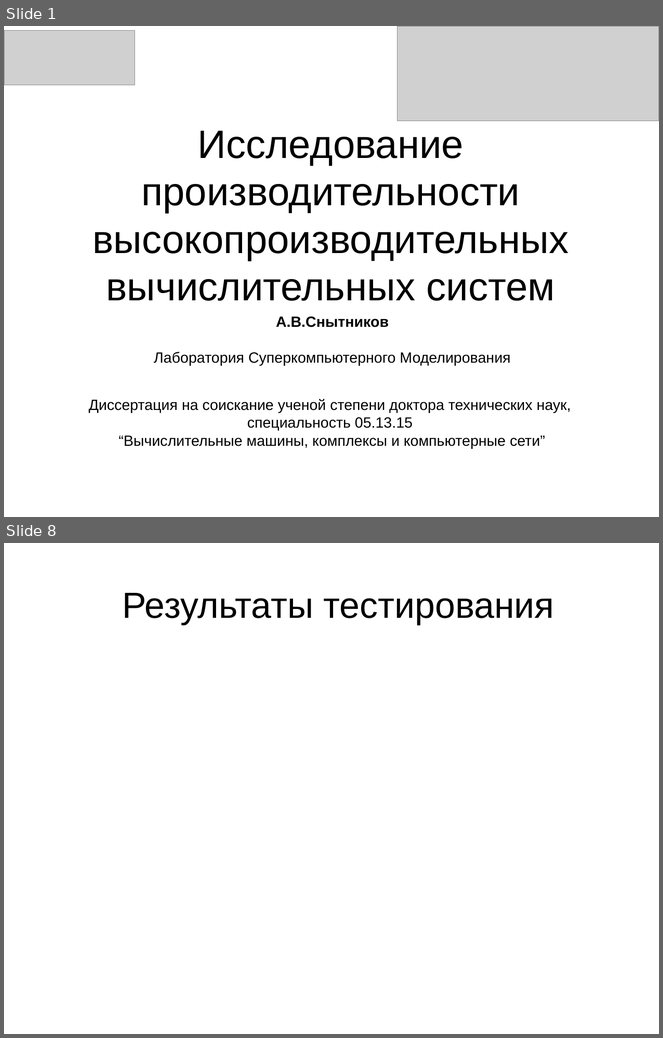
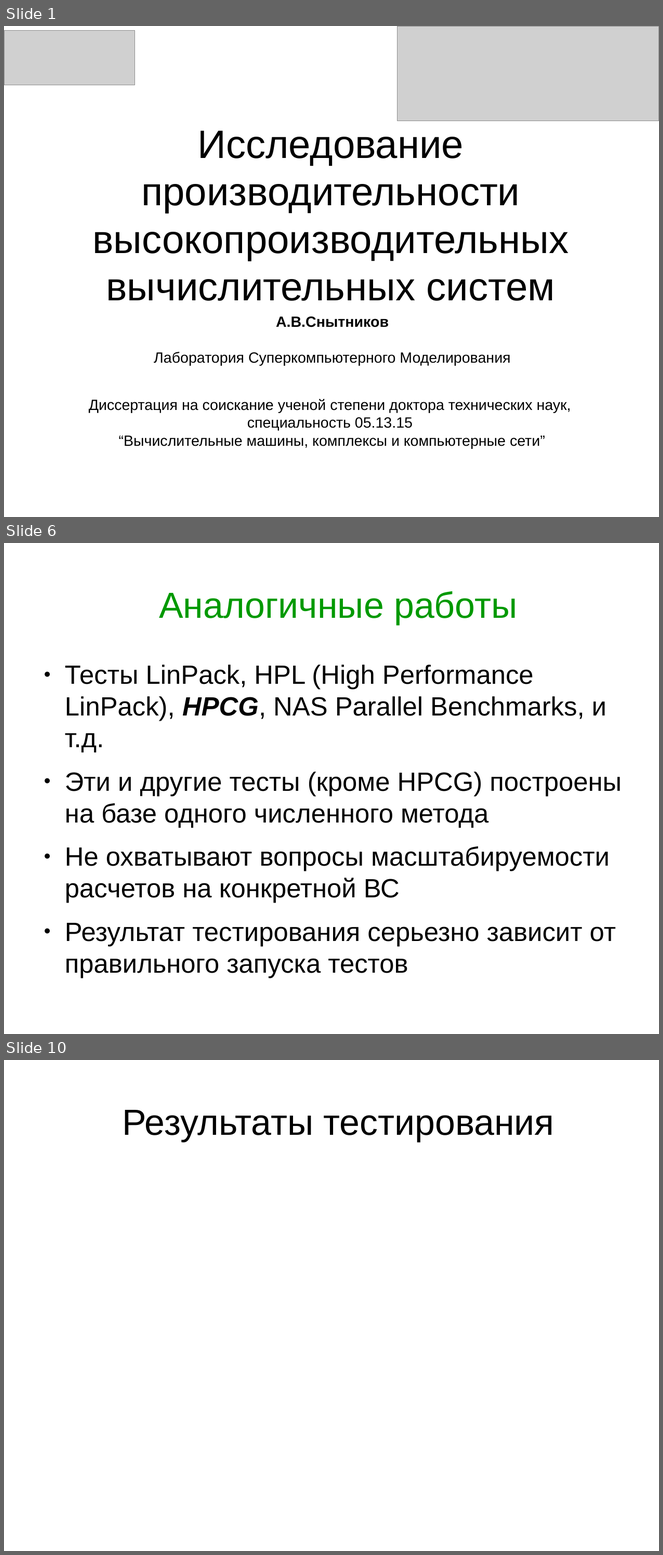
Before and after one commit to snytav/Russian-Phd-LaTeX-Dissertation-Template, a slide deck: Presentation/seminar_hydro_21_SnytnikovAV.odp. Shown one above the other, each under a label of ours: slides 1 and 8 before the commit, slides 1, 6 and 10 after it; the slides between them are not shown. The pictures are 663x1038 and 663x1555 pixels, drawn with LibreOffice and Linux fonts; fonts in the diff are those of the drawing; grey boxes stand for pictures. Boxes give left, top, right and bottom in pixels: in the first picture for what was removed or moved away, otherwise in the second. Text is boxed around its words. In the diff, an @@ line names an element or a change of style, - is before the commit and + after.

```diff
--- a/Presentation/seminar_hydro_21_SnytnikovAV.odp
+++ b/Presentation/seminar_hydro_21_SnytnikovAV.odp
@@ slide 6 added at bbox=[4, 543, 659, 1034], background #FFFFFF @@
@@ title added at bbox=[159, 591, 517, 625], 44 pt, text #009900 @@
+Аналогичные работы
@@ text added at bbox=[65, 665, 622, 947], 32 pt, text #000000 @@
+● Тесты LinPack, HPL (High Performance LinPack), HPCG, NAS Parallel Benchmarks, и т.д.
+● Эти и другие тесты (кроме HPCG) построены на базе одного численного метода
+● Не охватывают вопросы масштабируемости расчетов на конкретной ВС
+● Результат тестирования серьезно зависит от правильного запуска тестов
@@ what was slide 8 is now slide 10 @@
```
Also in this commit, not shown: 7 other slides added, 6 slides removed, 4 other files.
